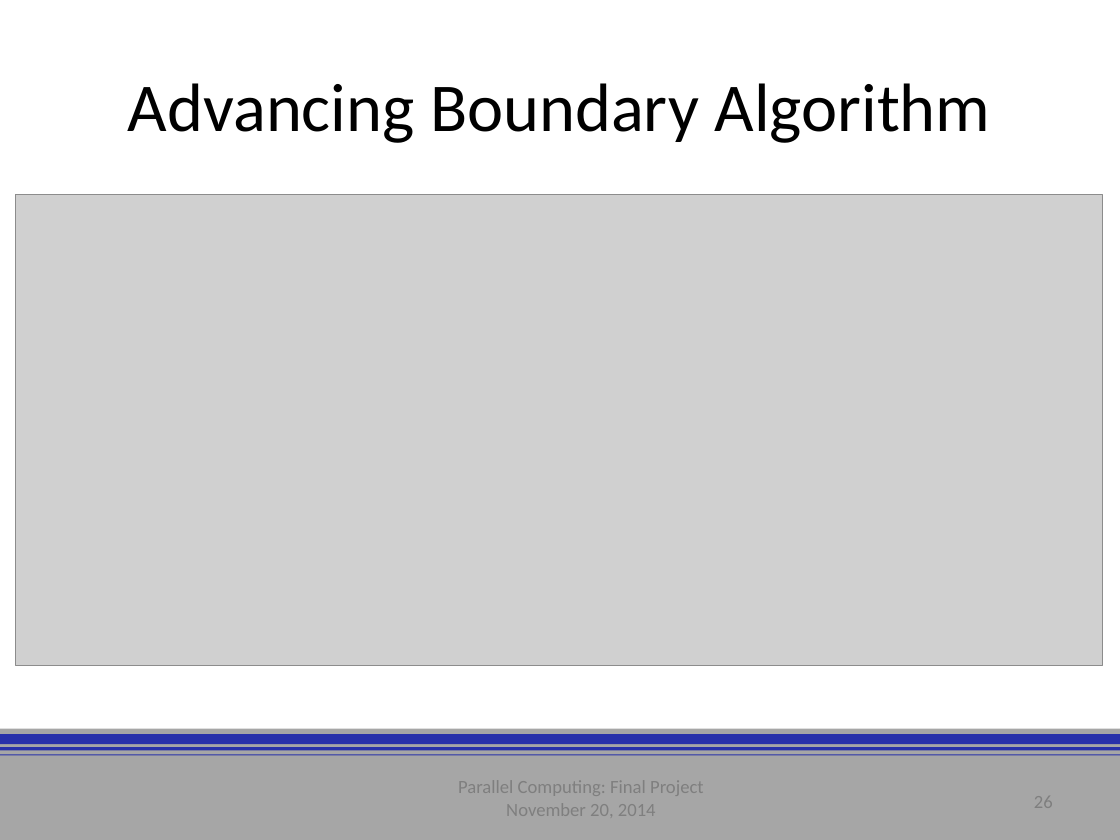
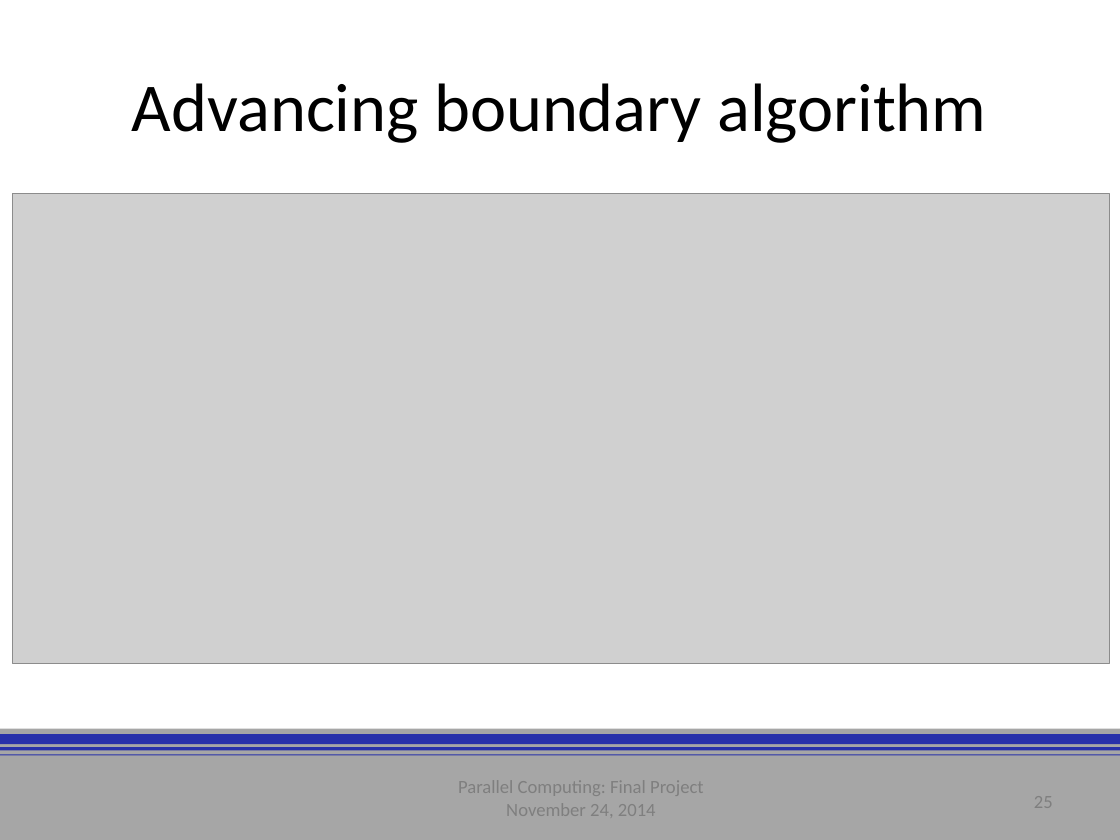
Before and after one commit to Basian/PC-WallDistanceProject, a slide deck: slide 25 of deliverables/presentation/assembled.pptx (slide 26 before the commit). Drawn at 1120x840 pixels with LibreOffice and Linux fonts; fonts in the diff are those of the drawing; grey boxes stand for pictures; background and template pictures are left out. Boxes give left, top, right and bottom in pixels: in the first picture for what was removed or moved away, otherwise in the second. Text is boxed around its words. In the diff, an @@ line names an element or a change of style, - is before the commit and + after.

```diff
--- a/deliverables/presentation/assembled.pptx
+++ b/deliverables/presentation/assembled.pptx
@@ title at (132,83,986,143): text changed @@
-Advancing Boundary Algorithm
+Advancing boundary algorithm
@@ picture: place and size @@
-picture at (16,195,1102,665)
+picture at (12,194,1109,664)
@@ text at (506,798,656,821): text changed @@
-November 20, 2014
+November 24, 2014
@@ page number at (1034,791,1053,814): text changed @@
-26
+25
```
Also in this commit, not shown: 25 other slides changed, 1 slide added, 1 slide removed, 30 other files.
